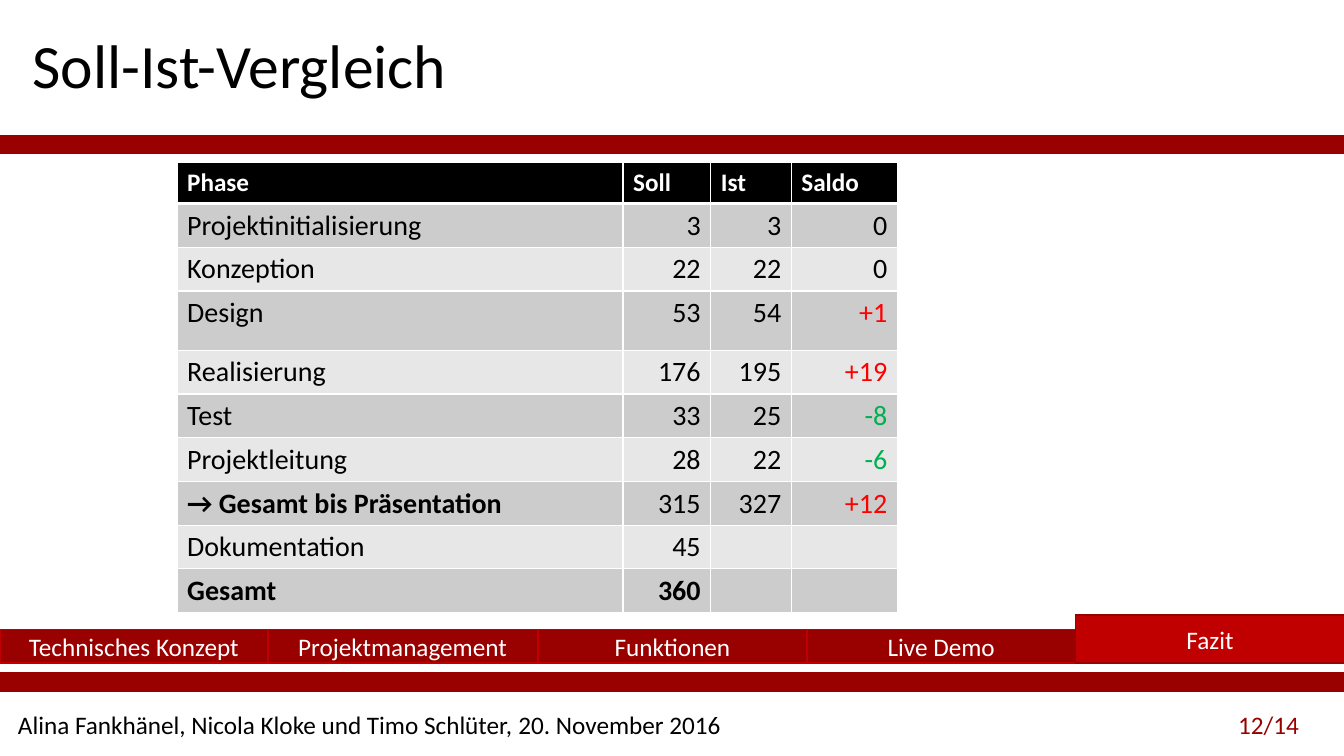
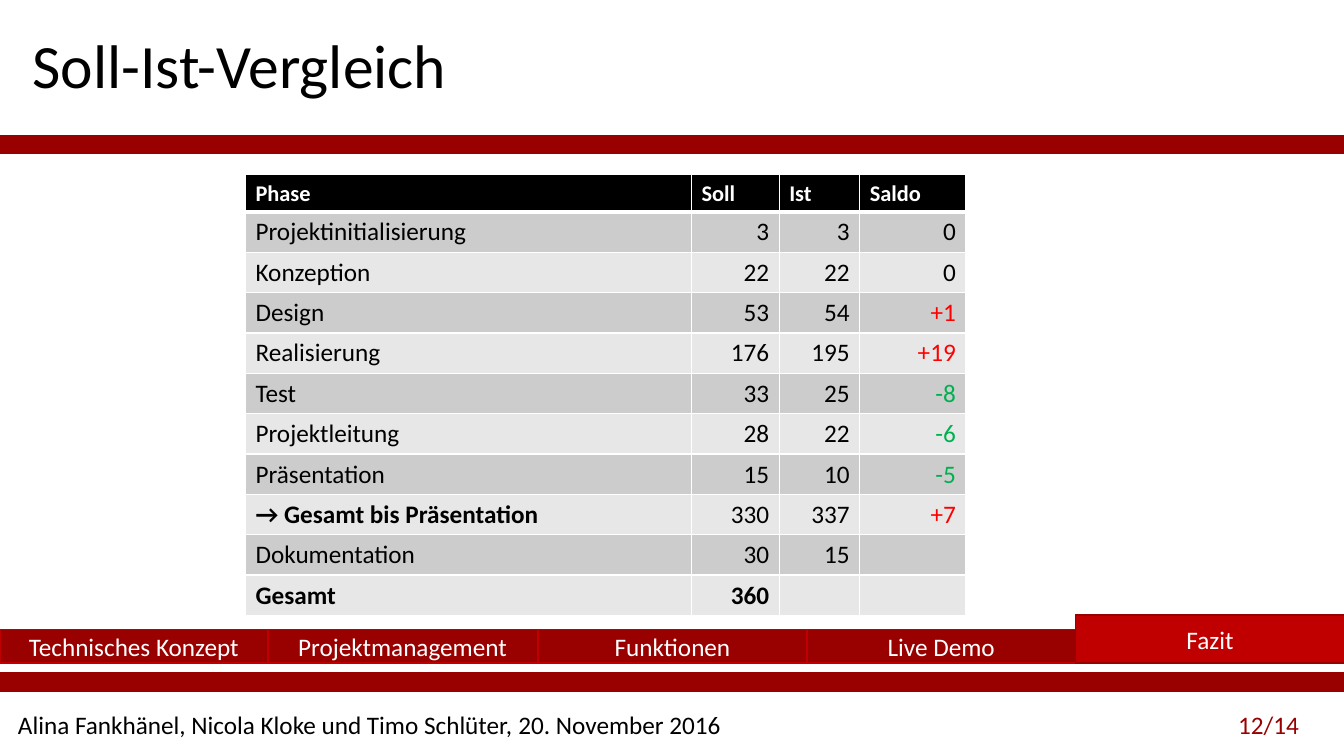
Before and after one commit to Festiva-Team/festiva_documents, a slide deck: slide 12 of Abschlusspräsentation-Festiva_Änderungen Nicola.pptx. Drawn at 1344x756 pixels with LibreOffice and Linux fonts; fonts in the diff are those of the drawing; background and template pictures are left out. Boxes give left, top, right and bottom in pixels: in the first picture for what was removed or moved away, otherwise in the second. Text is boxed around its words. In the diff, an @@ line names an element or a change of style, - is before the commit and + after.

```diff
--- a/Abschlusspräsentation-Festiva_Änderungen Nicola.pptx
+++ b/Abschlusspräsentation-Festiva_Änderungen Nicola.pptx
@@ table at [246, 174, 967, 615] @@
-row 8: → Gesamt bis Präsentation | 315 | 327 | +12
-row 9: Dokumentation | 45 |  | 
+row 8: Präsentation | 15 | 10 | -5
+row 9: → Gesamt bis Präsentation | 330 | 337 | +7
+row 10: Dokumentation | 30 | 15 | 
@@ table: place and size @@
-table at [177, 162, 898, 612]
+table at [246, 174, 967, 615]
```
Also in this commit, not shown: 3 other slides changed, 5 other files.
